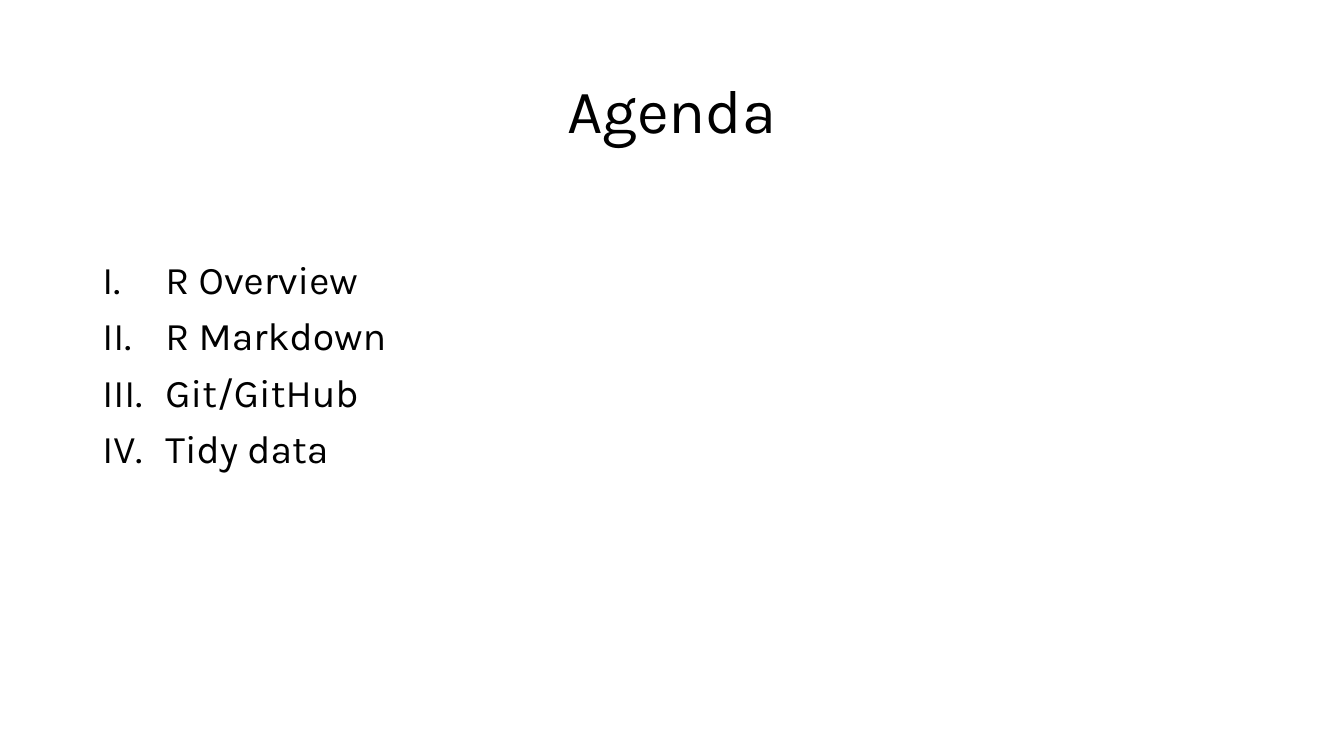
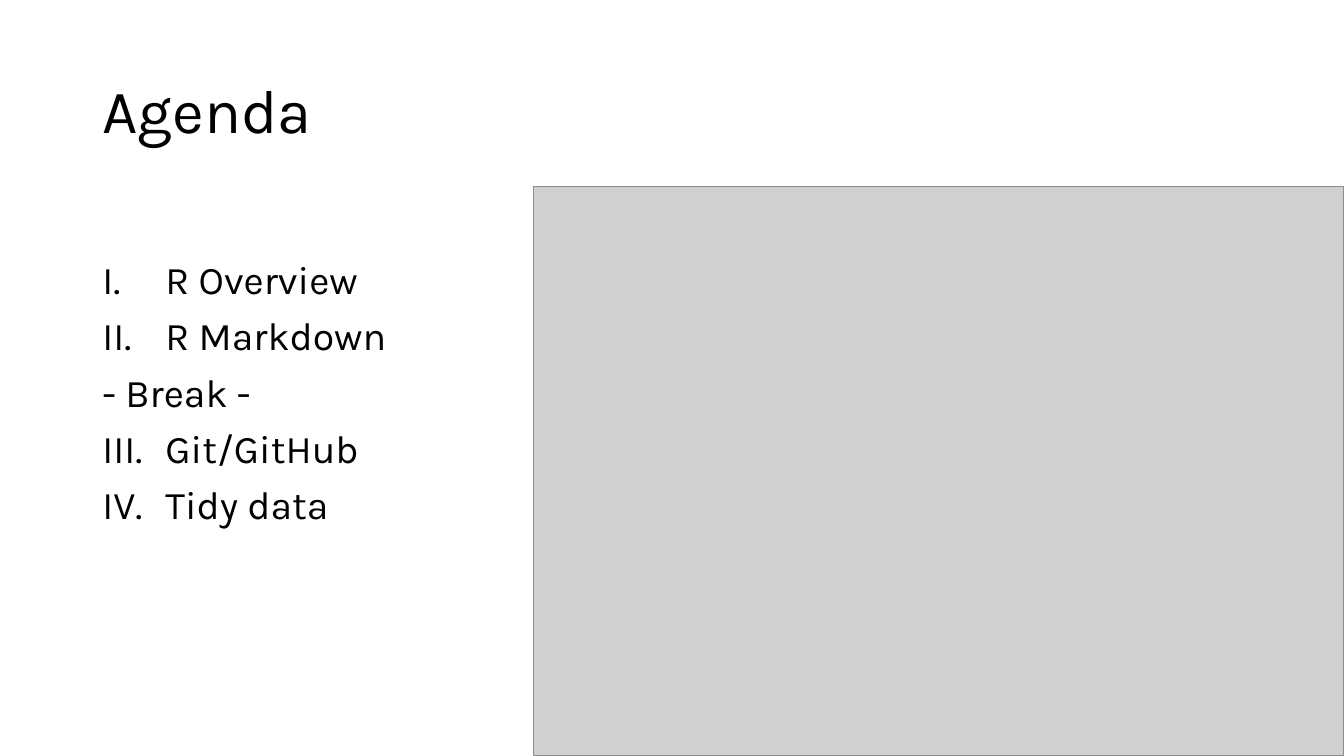
Before and after one commit to marissadyck/reproducible-research-R-ASM, a slide deck: slide 4 of docs/Reproducible research in R.pptx. Drawn at 1344x756 pixels with LibreOffice and Linux fonts; fonts in the diff are those of the drawing; grey boxes stand for pictures. Boxes give left, top, right and bottom in pixels: in the first picture for what was removed or moved away, otherwise in the second. Text is boxed around its words. In the diff, an @@ line names an element or a change of style, - is before the commit and + after.

Commit message:
Ms updates to pres, agenda, and code

```diff
--- a/docs/Reproducible research in R.pptx
+++ b/docs/Reproducible research in R.pptx
@@ title "Agenda" at (102, 91, 311, 148): alignment centre to left @@
@@ picture added at (534, 187, 1344, 756) @@
@@ text at (125, 380, 227, 408): paragraph added @@
+- Break -
```
Also in this commit, not shown: 5 other slides changed, 1 slide added, 7 other files.
